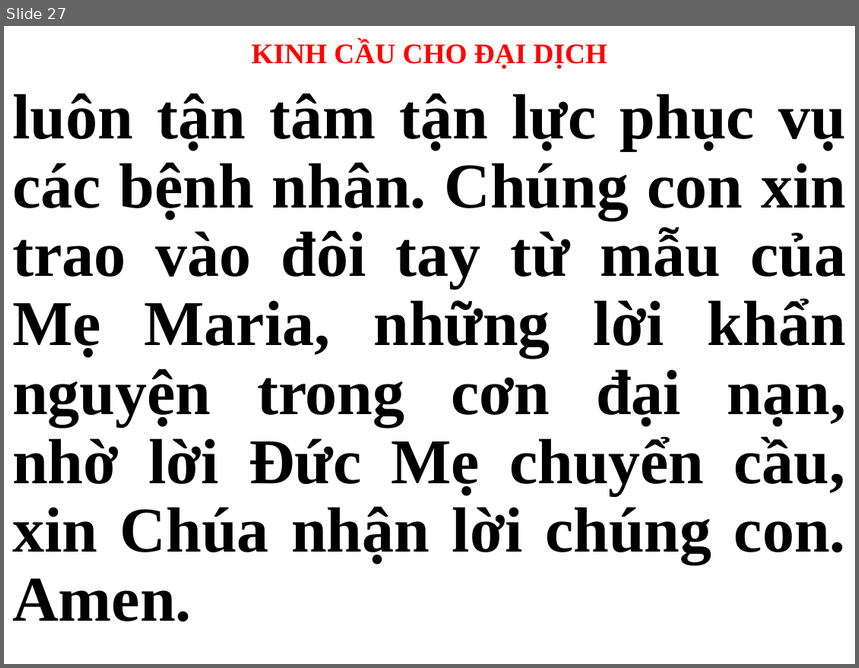
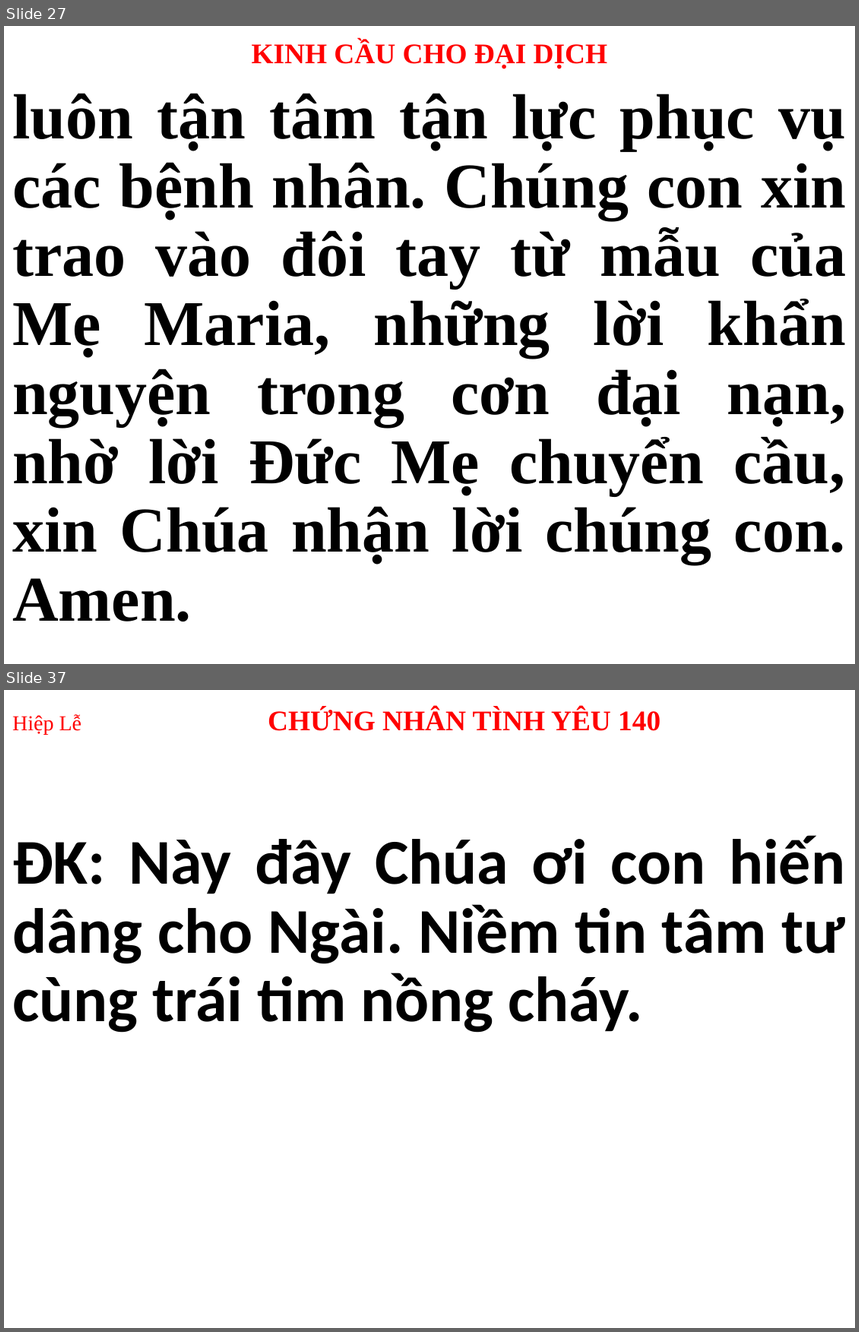
Before and after one commit to peteranh99/usb-songs, a slide deck: CN.pptx. Shown one above the other, each under a label of ours: slide 27 before the commit, slides 27 and 37 after it; the slides between them are not shown. The pictures are 859x668 and 859x1332 pixels, drawn with LibreOffice and Linux fonts; fonts in the diff are those of the drawing. Boxes give left, top, right and bottom in pixels: in the first picture for what was removed or moved away, otherwise in the second. Text is boxed around its words. In the diff, an @@ line names an element or a change of style, - is before the commit and + after.

```diff
--- a/CN.pptx
+++ b/CN.pptx
@@ slide 37 added at bbox=[4, 690, 855, 1328], background #FFFFFF @@
@@ title added at bbox=[12, 708, 661, 734], 24 pt, text #FF0000, bold @@
+Hiệp Lễ CHỨNG NHÂN TÌNH YÊU 140
@@ subtitle added at bbox=[12, 835, 845, 1033], 54 pt, text #000000, bold @@
+ĐK: Này đây Chúa ơi con hiến dâng cho Ngài. Niềm tin tâm tư cùng trái tim nồng cháy.
```
Also in this commit, not shown: 28 other slides changed, 52 other slides added, 39 slides removed, 2 other files.
